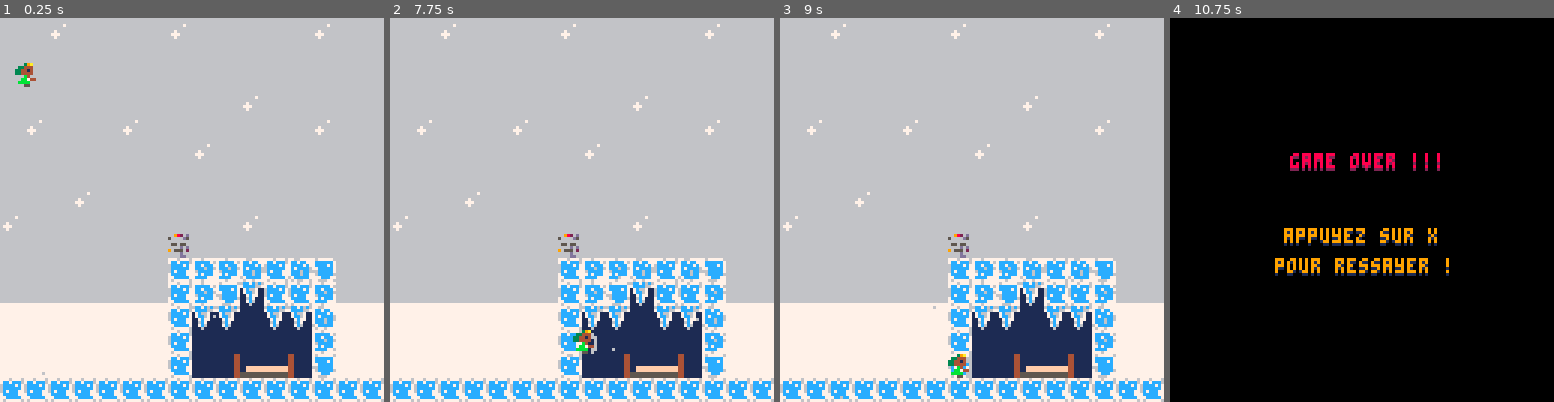
Above: before the commit, frames 1-4 (left to right).
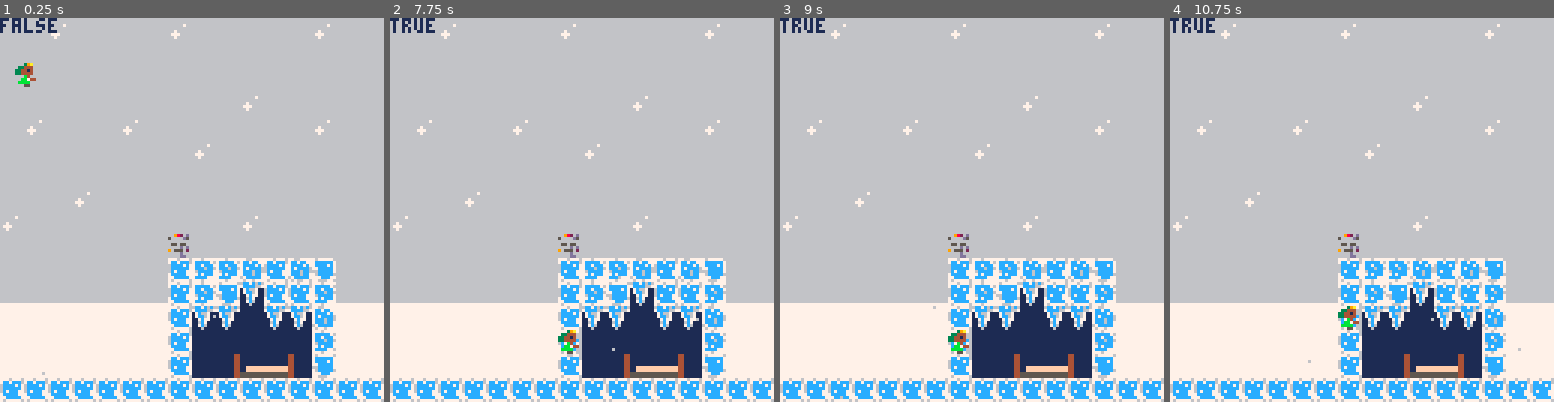
Above: after the commit, the same moments.

Repository: adatechschool/doris-pico-8-BastienVintras
Game: PICO-8 cartridge tuto.p8
Two runs of this game, one before a commit and one after it. Both use one fixed random seed, a clock stepped at 60 frames per second and the inputs below.
Inputs:
- Up to frame 1 (0.25 s): no input
- Up to frame 2 (7.75 s): tap X (X key) at 0.33, 1.07, 1.85, 2.97, 4.08, 5.2, 6.32, 7.43 s; hold Right 1.6-2.1 s; hold Up 2.15-2.42 s; hold Right 2.47-3.03 s; hold Left 3.08-3.58 s; hold Right 4.02-4.68 s; hold Up 4.73-5.03 s; hold Left 5.08-5.68 s; hold Right 6.08-6.58 s; hold Right 6.63-7.13 s; hold Up 7.18-7.45 s; hold Right from 7.5 s (still down)
- Up to frame 3 (9 s): release Right at 8.07 s; hold Left 8.12-8.62 s; tap X (X key) at 8.55 s
- Up to frame 4 (10.75 s): hold Right 9.05-9.72 s; tap X (X key) at 9.67 s; hold Up 9.77-10.07 s; hold Left 10.12-10.72 s

The runs differ from the first frame. In frame 1, 0.3% of the frame differs, in the area x 0-15%, y 0-4%; in frame 2, 0.7%; in frame 3, 0.7%; in frame 4, 100%, in the area x 0-100%, y 0-100%.

Commit message:
essai collision

Diff:
--- a/tuto.p8
+++ b/tuto.p8
@@ -5,11 +5,13 @@
 
 
 function _init()
-p={}
-p.x=5
-p.y=5
-p.dx=0
-p.dy=0
+p={
+x=5,
+y=5,
+dx=0,
+dy=0,
+h=8,
+w=8}
 create_snow()
 state=0
 
@@ -33,14 +35,18 @@
 
 function is_grounded()
 bloc=mget(flr(p.x+4)/8,flr(p.y)/8+1)
+
 return fget(bloc,0)
-end
+
+end
+
 
 
 function draw_game()
 cls()
 draw_background()
 map(0,0,0,0,127,64)
+print(check_flag(2,p.x/8,p.y/8),0,0,1)
 	if (is_grounded()) then
 	p.y=flr(flr(p.y)/8)*8
 	end
@@ -54,16 +60,18 @@
 function update_game()
 update_camera()
 p.dx=0
-
+if not check_flag(2,p.x/8,p.y/8) then
+  if (btn(0)) p.dx=-1
+  if (btn(1)) p.dx=1
+  p.x+=p.dx
+end
 
 if check_flag(1,(p.x)/8,(p.y)/8) then
 	state += 1
 	end
 
 
-if (btn(0)) p.dx=-1
-if (btn(1)) p.dx=1
-p.x+=p.dx
+
 
 if (is_grounded()) then
 p.dy=0
@@ -182,7 +192,7 @@
 000000000000000000000000000000000000000000000000000000000060d0000000000000000000000000006666666600000000000000000000000000000000
 000000000000000000000000000000000000000000000000000000000660dd000000000000000000000000006666666600000000000000000000000000000000
 __gff__
-0000000000000002000000000000000000000101010100000000000000000000000000000000000000000000000000000000000000000000000000000000000000000000000000000000000000000000000000000000000000000000000000000000000000000000000000000000000000000000000000000000000000000000
+0000000000000002000000000000000000000505050500000000000000000000000000000000000000000000000000000000000000000000000000000000000000000000000000000000000000000000000000000000000000000000000000000000000000000000000000000000000000000000000000000000000000000000
 0000000000000000000000000000000000000000000000000000000000000000000000000000000000000000000000000000000000000000000000000000000000000000000000000000000000000000000000000000000000000000000000000000000000000000000000000000000000000000000000000000000000000000
 __map__
 00000d000000000d00000000000d000000000000000000000000000d00000000000000000000000000000000000000000000000000000000000000000000000000000000000000000000000000000000000000000000000000000000000000000000000000000000000000000000000000000000000000000000000000000000
